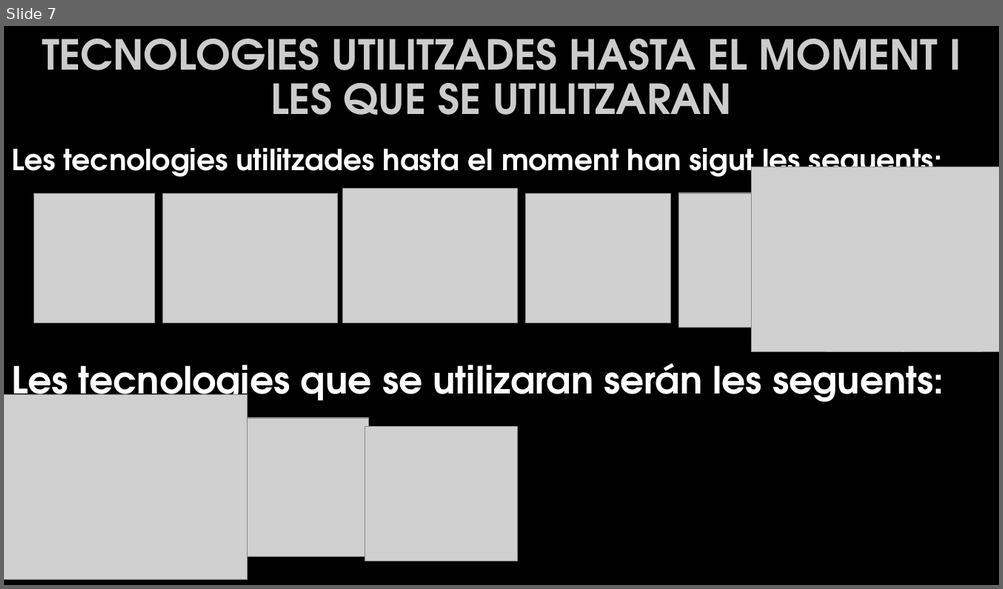
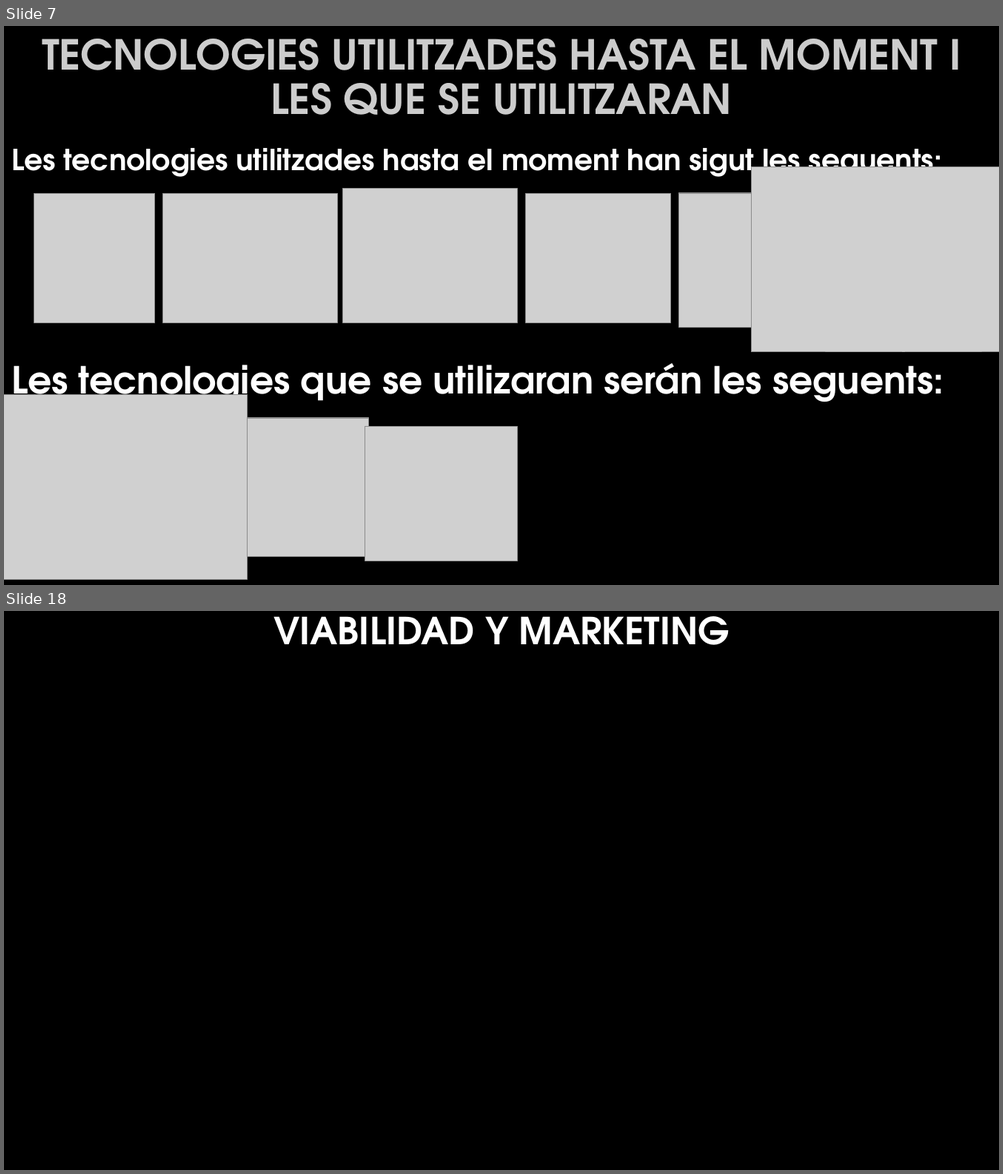
Before and after one commit to yolial22/yosulitago_2022_2-DAM, a slide deck: Presentacio del projectefinal 11-4-22.pptx. Shown one above the other, each under a label of ours: slide 7 before the commit, slides 7 and 18 after it; the slides between them are not shown. The pictures are 1003x589 and 1003x1174 pixels, drawn with LibreOffice and Linux fonts; fonts in the diff are those of the drawing; grey boxes stand for pictures; background and template pictures are left out. Boxes give left, top, right and bottom in pixels: in the first picture for what was removed or moved away, otherwise in the second. Text is boxed around its words. In the diff, an @@ line names an element or a change of style, - is before the commit and + after.

```diff
--- a/Presentacio del projectefinal 11-4-22.pptx
+++ b/Presentacio del projectefinal 11-4-22.pptx
@@ slide 18 added at (x1=4, y1=611, x2=999, y2=1170), background picture (left out) @@
@@ title added at (x1=273, y1=616, x2=729, y2=645), 36 pt, text #FFFFFF, bold @@
+VIABILIDAD Y MARKETING
```
Also in this commit, not shown: 19 other slides added.
